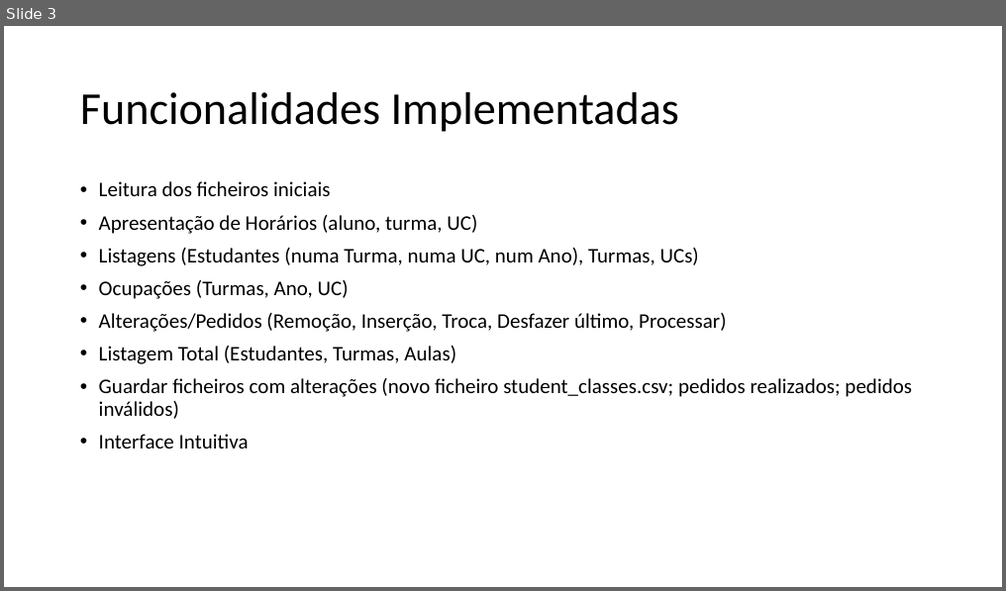
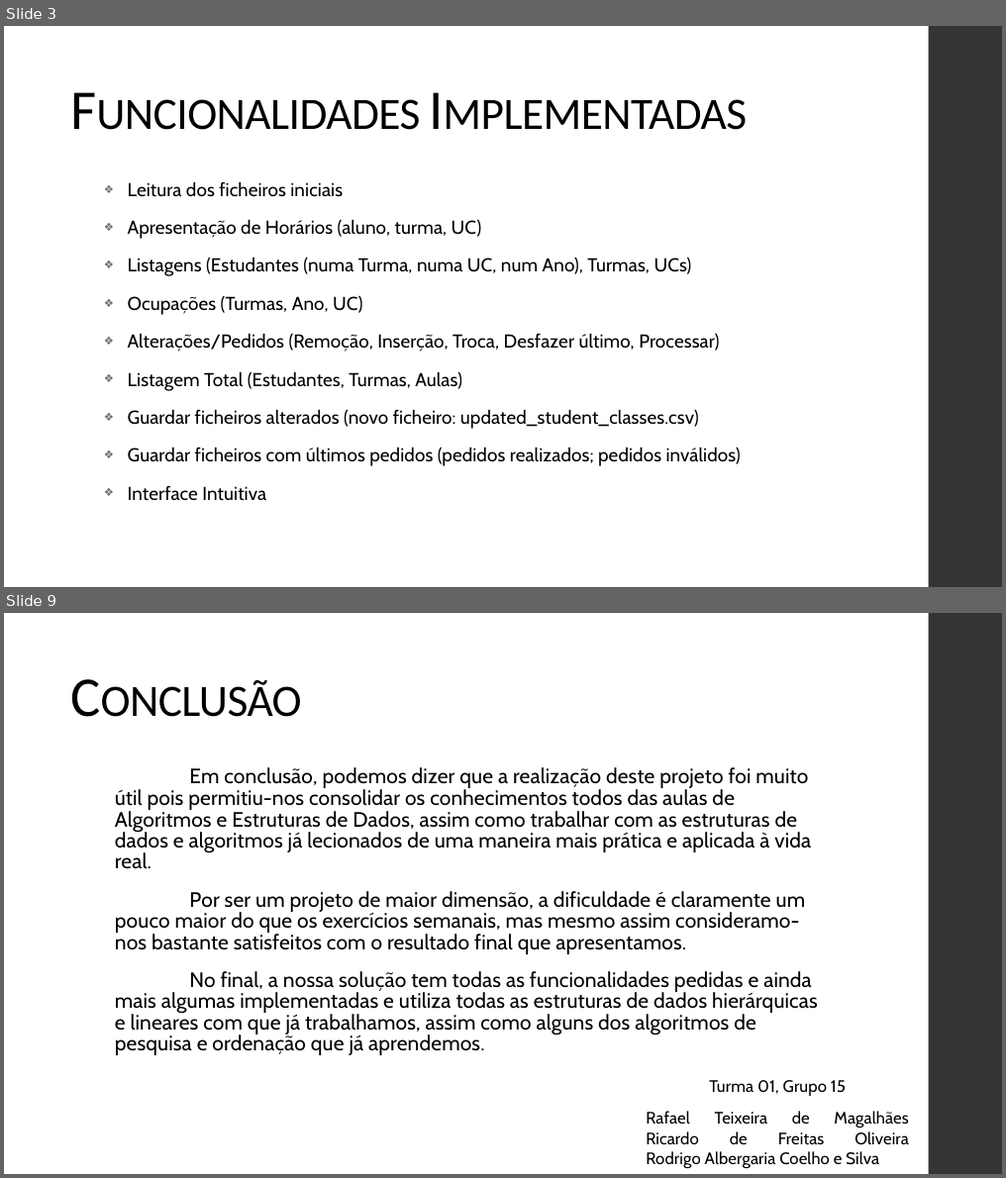
Before and after one commit to racoelhosilva/AED_scheduleManager, a slide deck: presentation/Apresentação.pptx. Shown one above the other, each under a label of ours: slide 3 before the commit, slides 3 and 9 after it; the slides between them are not shown. The pictures are 1006x591 and 1006x1178 pixels, drawn with LibreOffice and Linux fonts; fonts in the diff are those of the drawing. Boxes give left, top, right and bottom in pixels: in the first picture for what was removed or moved away, otherwise in the second. Text is boxed around its words. In the diff, an @@ line names an element or a change of style, - is before the commit and + after.

```diff
--- a/presentation/Apresentação.pptx
+++ b/presentation/Apresentação.pptx
@@ slide 9 added at [4,613,1002,1174], background #FFFFFF; not listed: 1 template element that a slide beside it also shows @@
@@ text added at [115,767,818,1056], 20 pt, text #000000 @@
+Em conclusão, podemos dizer que a realização deste projeto foi muito útil pois permitiu-nos consolidar os conhecimentos todos das aulas de Algoritmos e Estruturas de Dados, assim como trabalhar com as estruturas de dados e algoritmos já lecionados de uma maneira mais prática e aplicada à vida real.
+Por ser um projeto de maior dimensão, a dificuldade é claramente um pouco maior do que os exercícios semanais, mas mesmo assim consideramo-nos bastante satisfeitos com o resultado final que apresentamos.
+No final, a nossa solução tem todas as funcionalidades pedidas e ainda mais algumas implementadas e utiliza todas as estruturas de dados hierárquicas e lineares com que já trabalhamos, assim como alguns dos algoritmos de pesquisa e ordenação que já aprendemos.
@@ text added at [224,767,317,785], 54 pt, text #000000, small capitals @@
+Conclusão
@@ text added at [646,1080,909,1168], 16 pt, text #000000 @@
+Turma 01, Grupo 15
+Rafael Teixeira de Magalhães
+Ricardo de Freitas Oliveira
+Rodrigo Albergaria Coelho e Silva
@@ slide 3 changed as well @@
@@ rectangle added at [929,26,1002,587], fill #353537 @@
@@ text "Funcionalidades Implementadas": place and size @@
-text "Funcionalidades Implementadas" at [80,92,679,132]
+text "Funcionalidades Implementadas" at [63,63,887,144]
@@ text "Funcionalidades Implementadas" at [63,63,887,144]: size 44 to 54 pt, letter spacing 0 to -0.5 pt, small capitals on; line spacing 0.9 to 0.85; vertical alignment middle to bottom @@
@@ text "Leitura dos ficheiros iniciais": place and size @@
-text "Leitura dos ficheiros iniciais" at [99,181,912,449]
+text "Leitura dos ficheiros iniciais" at [128,181,741,501]
@@ text at [128,181,719,501]: size 20 to 18 pt, font Calibri to Cabin, letter spacing 0 to 0.1 pt in "Leitura dos ficheiros iniciais", "Apresentação de Horários (aluno, turma, UC)", "Listagens (Estudantes (numa Turma, numa UC, num ...", "Ocupações (Turmas, Ano, UC)" and 3 more places; bullet • to ❖; line spacing 0.9 to 0.95; more space between paragraphs @@
@@ text at [128,409,741,467]: text changed; size 20 to 18 pt; font Calibri to Cabin @@
-• Guardar ficheiros com alterações (novo ficheiro student_classes.csv; pedidos realizados; pedidos inválidos)
+❖ Guardar ficheiros alterados (novo ficheiro: updated_student_classes.csv)
+❖ Guardar ficheiros com últimos pedidos (pedidos realizados; pedidos inválidos)
```
Also in this commit, not shown: 6 other slides changed, 1 other slide added, 1 other file.
